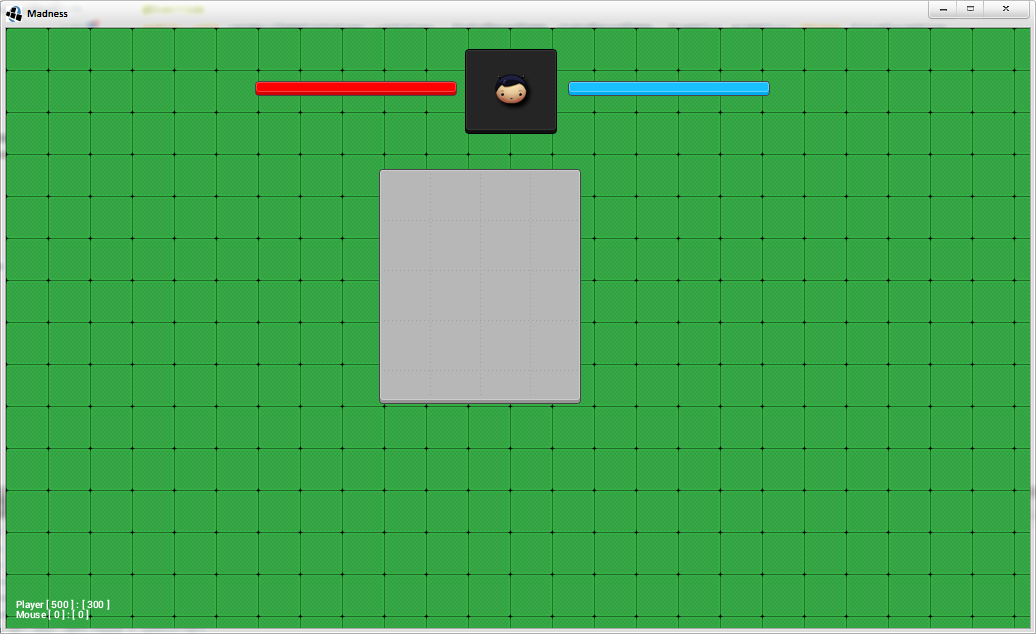
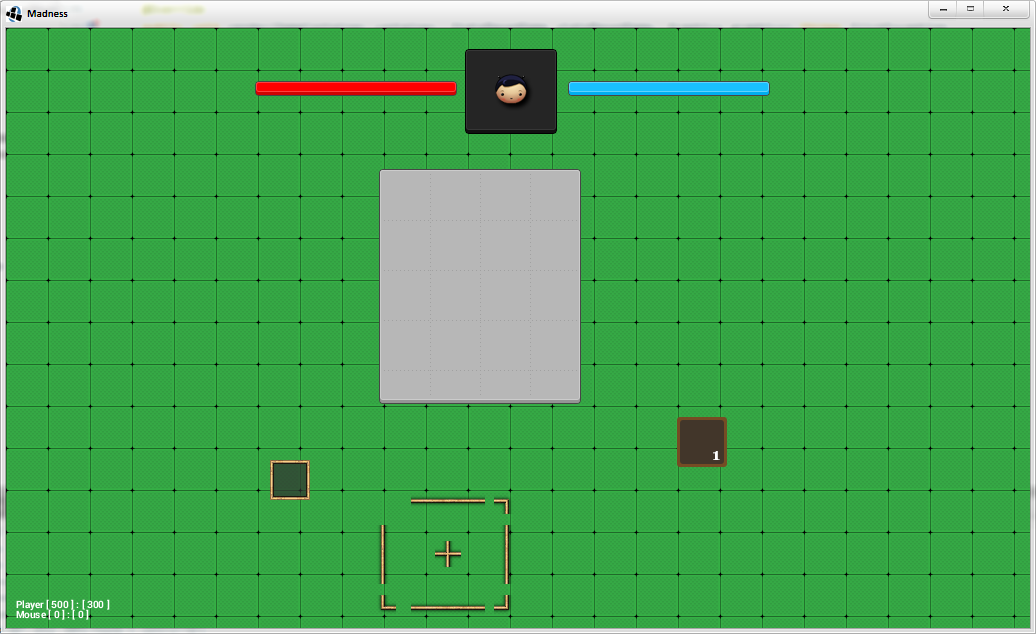
Layers edited between the first and the second 1036x634 image:
added layer "Rectangle 1" (70%) above "Layer 7" over bbox(274, 464, 306, 496)
added layer "Layer 7" above "Layer 6" over bbox(270, 460, 310, 500)
added layer "Layer 6" above "Shape 1" over bbox(377, 495, 513, 614)
painted on "Shape 7 copy", masked it over bbox(256, 82, 455, 84)
painted on "Shape 4 copy 3", masked it over bbox(569, 82, 768, 92)
painted on "Shape 3 copy", masked it over bbox(569, 90, 767, 94)
painted on "Shape 9", masked it over bbox(380, 170, 579, 172)
added layer "1" above "Rounded Rectangle 1" over bbox(713, 451, 720, 460)
added layer "Rounded Rectangle 2" (70%) above "Rounded Rectangle 3" over bbox(680, 420, 724, 464)
added layer "Rounded Rectangle 3" above "Layer 1" over bbox(677, 417, 727, 467)
